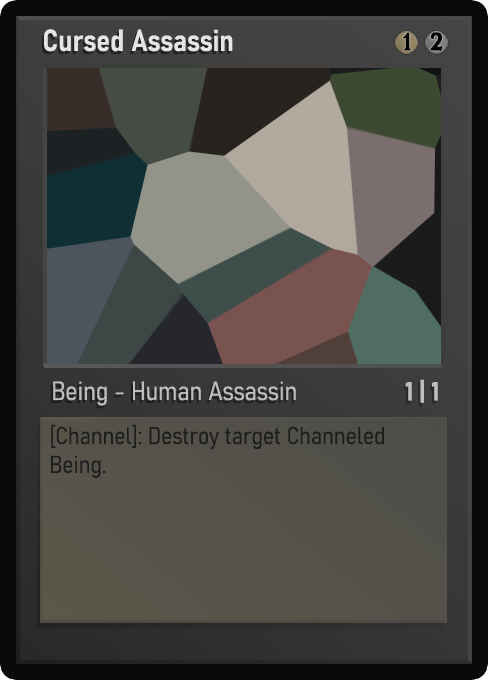
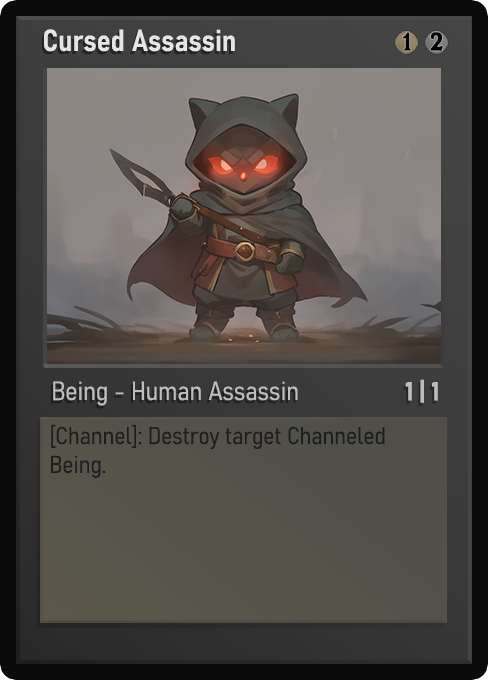
Layer changes from the first 488px x 680px image to the second:
painted on "Name" over [44, 29, 235, 52]
painted on "Class" over [53, 381, 298, 405]
painted on "Desc_norm" over [56, 426, 385, 478]
painted on "Artwork" over [47, 68, 441, 364]
